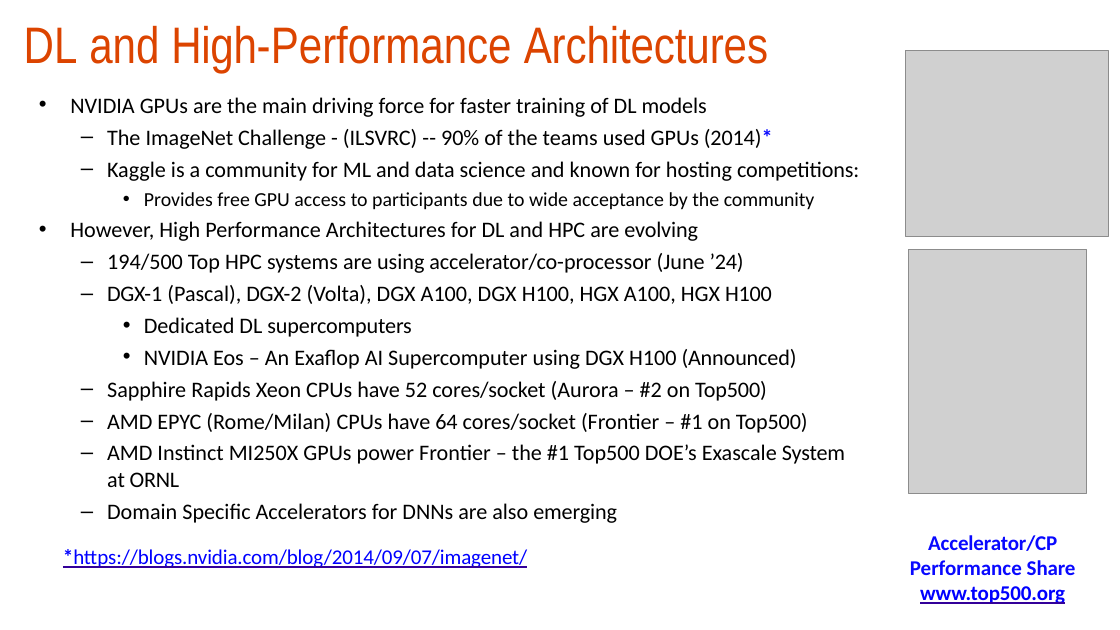
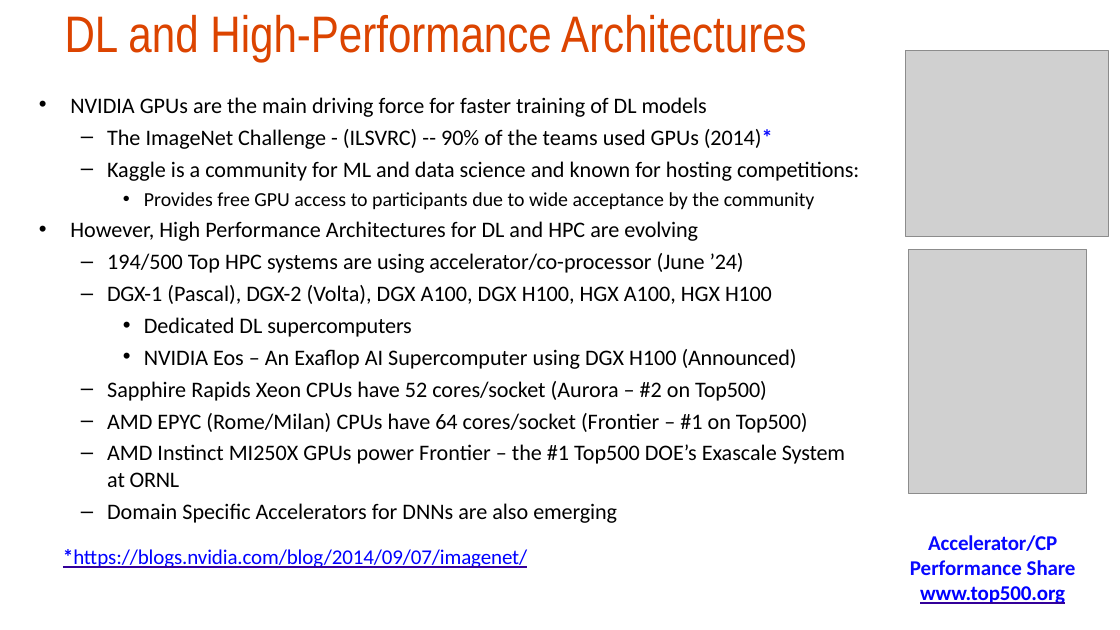
Before and after one commit to hrmauny/ewri-2026-workshop-resources, a slide deck: slide 4 of EWRI26 - Lecture - Wenqian - Introduction to Machine Learning.pptx. Drawn at 1120x630 pixels with LibreOffice and Linux fonts; fonts in the diff are those of the drawing; grey boxes stand for pictures; background and template pictures are left out. Boxes give left, top, right and bottom in pixels: in the first picture for what was removed or moved away, otherwise in the second. Text is boxed around its words. In the diff, an @@ line names an element or a change of style, - is before the commit and + after.

```diff
--- a/EWRI26 - Lecture - Wenqian - Introduction to Machine Learning.pptx
+++ b/EWRI26 - Lecture - Wenqian - Introduction to Machine Learning.pptx
@@ title "DL and High-Performance Architectures" moved from (x1=24, y1=25, x2=768, y2=73) to (x1=65, y1=14, x2=807, y2=62) @@
@@ title "DL and High-Performance Architectures" at (x1=65, y1=14, x2=807, y2=62): letter spacing -0.2 to 0 pt in "High-Performance"; letter spacing -0.1 to 0 pt in "Architectures"; alignment left to centre @@
```
Also in this commit, not shown: 6 other slides changed, 1 slide added, 32 slides removed.
